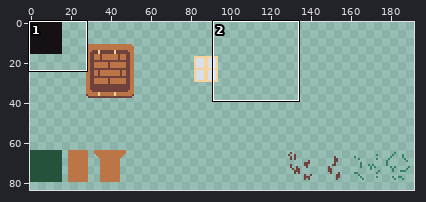
A sprite sheet gets an edit: assets/environment/tilemap_packed.png. Above, an overview of the earlier version with the close-up marked.
Close-up. Earlier state:
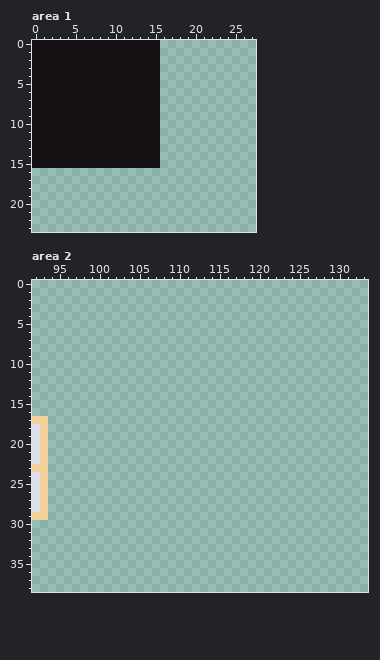
The file is 192x176 pixels. Shown: area 1: x 0..27, y 0..23; area 2: x 92..133, y 0..38. The wide view leaves out empty margins.
Now the later version:
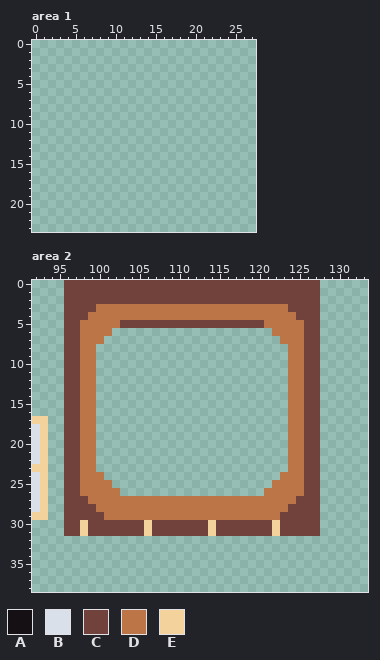
Palette (. is transparent): A #141013  B #dae0ea  C #71413b  D #bb7547  E #f4d29c
From old to new:
Changed rows in their new state; - is an unchanged pixel.
Area 1:
first column x 0:
 0 ................
 1 ................
 2 ................
 3 ................
 4 ................
 5 ................
 6 ................
 7 ................
 8 ................
 9 ................
10 ................
11 ................
12 ................
13 ................
14 ................
15 ................
Area 2:
first column x 96:
 0 CCCCCCCCCCCCCCCCCCCCCCCCCCCCCCCC
 1 CCCCCCCCCCCCCCCCCCCCCCCCCCCCCCCC
 2 CCCCCCCCCCCCCCCCCCCCCCCCCCCCCCCC
 3 CCCCDDDDDDDDDDDDDDDDDDDDDDDDCCCC
 4 CCCDDDDDDDDDDDDDDDDDDDDDDDDDDCCC
 5 CCDDDDDCCCCCCCCCCCCCCCCCCDDDDDCC
 6 CCDDDD--------------------DDDDCC
 7 CCDDD----------------------DDDCC
 8 CCDD------------------------DDCC
 9 CCDD------------------------DDCC
10 CCDD------------------------DDCC
11 CCDD------------------------DDCC
12 CCDD------------------------DDCC
13 CCDD------------------------DDCC
14 CCDD------------------------DDCC
15 CCDD------------------------DDCC
16 CCDD------------------------DDCC
17 CCDD------------------------DDCC
18 CCDD------------------------DDCC
19 CCDD------------------------DDCC
20 CCDD------------------------DDCC
21 CCDD------------------------DDCC
22 CCDD------------------------DDCC
23 CCDD------------------------DDCC
24 CCDDD----------------------DDDCC
25 CCDDDD--------------------DDDDCC
26 CCDDDDD------------------DDDDDCC
27 CCCDDDDDDDDDDDDDDDDDDDDDDDDDDCCC
28 CCCCDDDDDDDDDDDDDDDDDDDDDDDDCCCC
29 CCCCCDDDDDDDDDDDDDDDDDDDDDDCCCCC
30 CCECCCCCCCECCCCCCCECCCCCCCECCCCC
31 CCECCCCCCCECCCCCCCECCCCCCCECCCCC
Pixel boxes of the changes (left, top, right, bottom) in both close-ups:
erased: (32, 40, 160, 168)
added: (64, 280, 320, 536)
